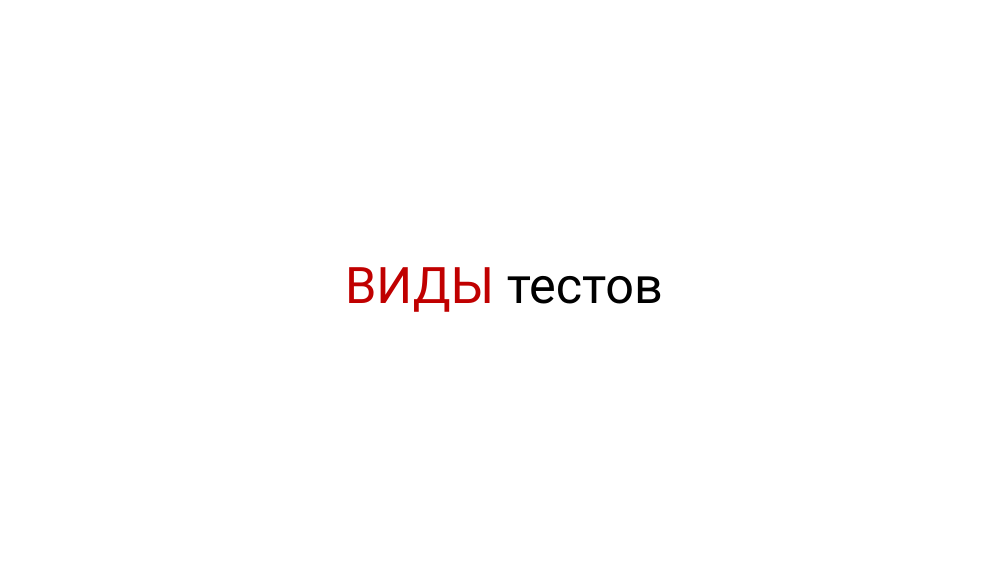
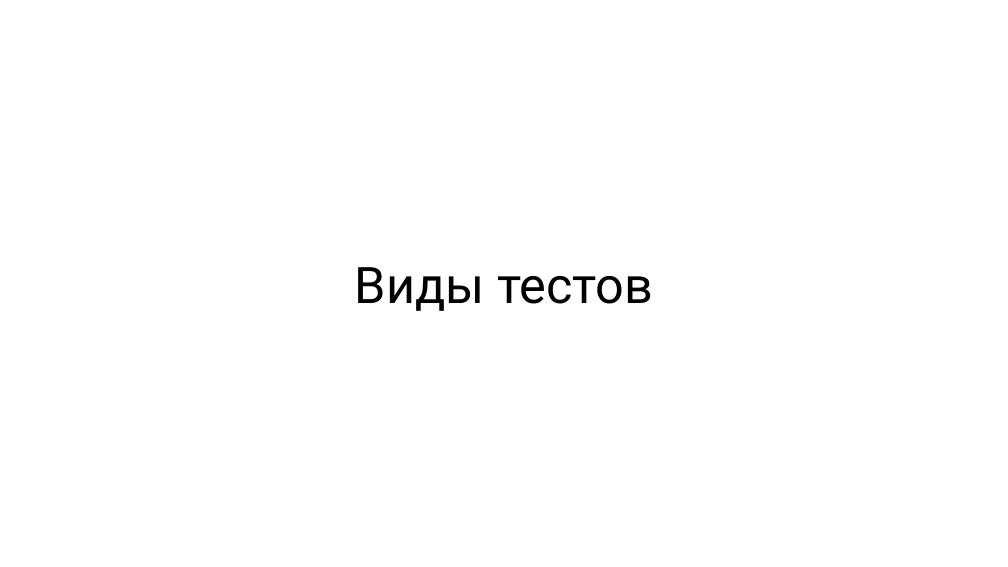
Before and after one commit to rkhaimov/brain-gym, a slide deck: slide 35 of Презентация.pptx. Drawn at 1008x567 pixels with LibreOffice and Linux fonts; fonts in the diff are those of the drawing. Boxes give left, top, right and bottom in pixels: in the first picture for what was removed or moved away, otherwise in the second. Text is boxed around its words. In the diff, an @@ line names an element or a change of style, - is before the commit and + after.

Commit message:
Slides

```diff
--- a/Презентация.pptx
+++ b/Презентация.pptx
@@ text at bbox=[355, 267, 653, 311]: text changed @@
-ВИДЫ тестов
+Виды тестов
```
Also in this commit, not shown: 8 other slides changed, 18 slides added, 8 slides removed, 1 other file.
